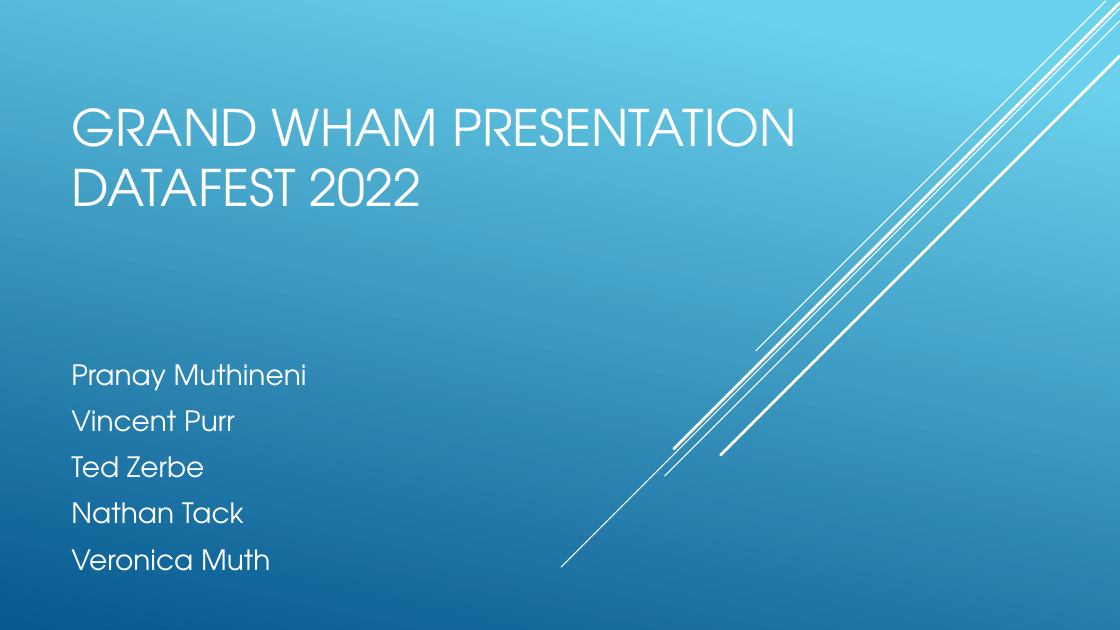
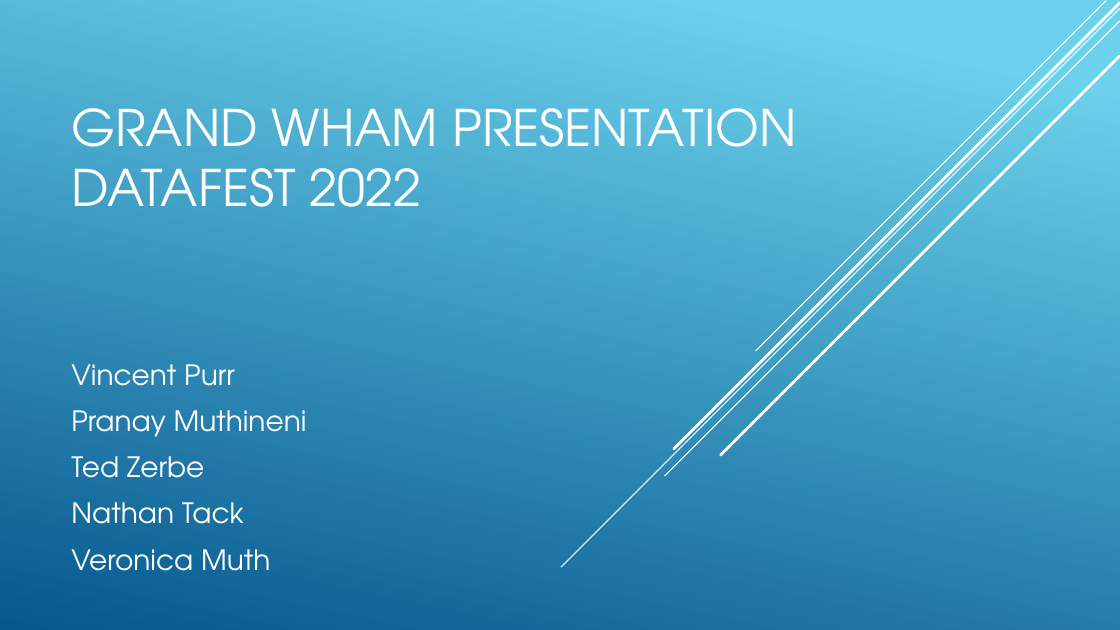
Before and after one commit to natenyahoo/GrandWham, a slide deck: slide 1 of GrandWhamPresentation.pptx. Drawn at 1120x630 pixels with LibreOffice and Linux fonts; fonts in the diff are those of the drawing. Boxes give left, top, right and bottom in pixels: in the first picture for what was removed or moved away, otherwise in the second. Text is boxed around its words. In the diff, an @@ line names an element or a change of style, - is before the commit and + after.

```diff
--- a/GrandWhamPresentation.pptx
+++ b/GrandWhamPresentation.pptx
@@ subtitle at (x1=71, y1=364, x2=234, y2=386): paragraph added @@
+Vincent Purr
@@ subtitle at (x1=71, y1=410, x2=234, y2=432): paragraph removed @@
-Vincent Purr
```
Also in this commit, not shown: 4 other slides changed, 1 slide removed.
